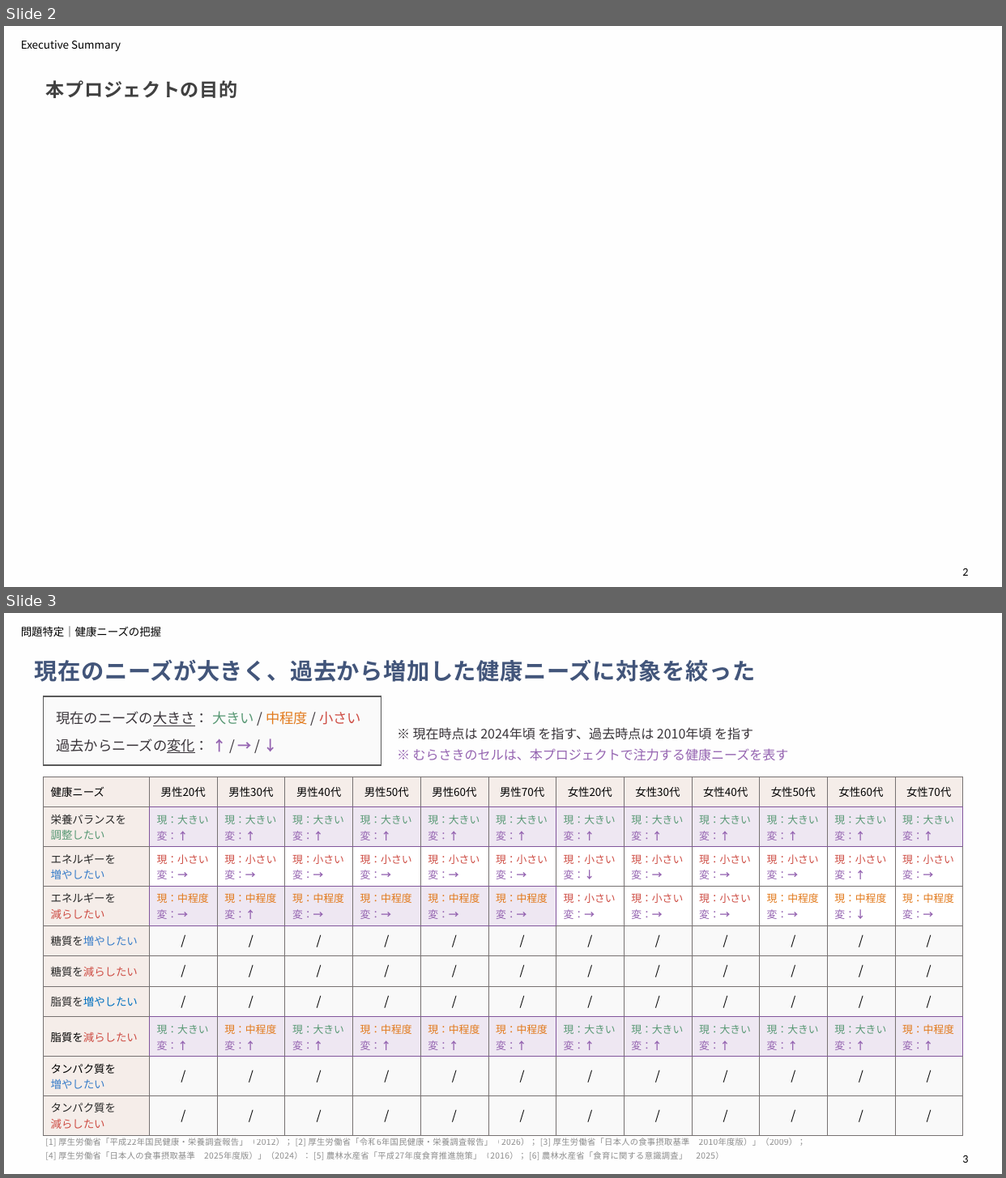
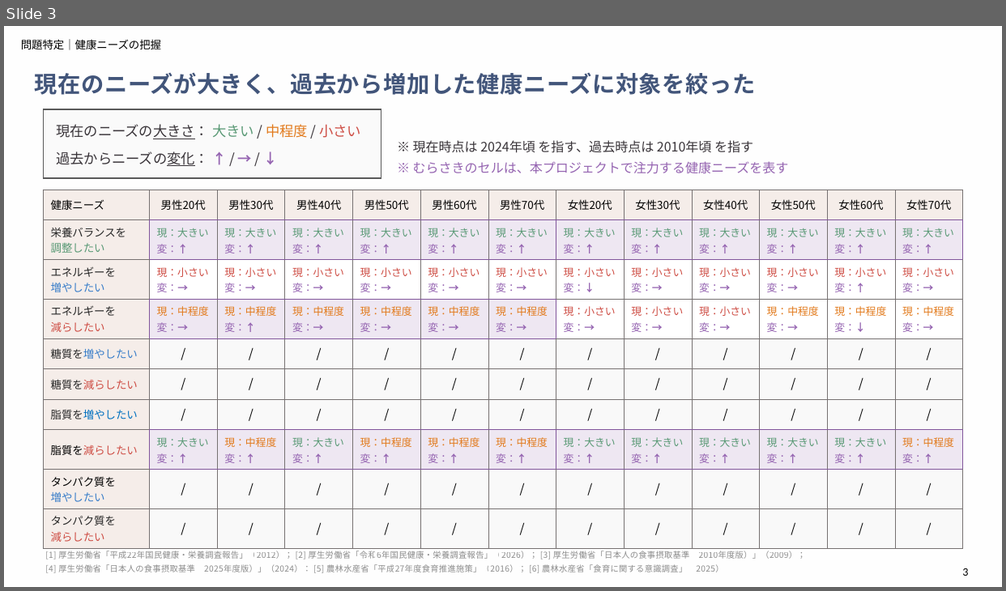
Before and after one commit to aoiseki0415/Accenture_CEO, a slide deck: 提出物一覧/アクセンチュア_最終報告（作成中）.pptx. Shown one above the other, each under a label of ours: slides 2 and 3 before the commit, slide 3 after it. The pictures are 1006x1178 and 1006x591 pixels, drawn with LibreOffice and Linux fonts; fonts in the diff are those of the drawing. Boxes give left, top, right and bottom in pixels: in the first picture for what was removed or moved away, otherwise in the second. Text is boxed around its words. In the diff, an @@ line names an element or a change of style, - is before the commit and + after.

```diff
--- a/提出物一覧/アクセンチュア_最終報告（作成中）.pptx
+++ b/提出物一覧/アクセンチュア_最終報告（作成中）.pptx
@@ slide 2 removed at (4,26,1002,587), background #F5EDE9 at 4% opacity; not listed: 1 template element that a slide beside it also shows @@
@@ text removed at (21,40,121,51) @@
-Executive Summary
@@ text removed at (46,80,238,98) @@
-本プロジェクトの目的
```
Also in this commit, not shown: 3 slides changed, 2 slides added.
